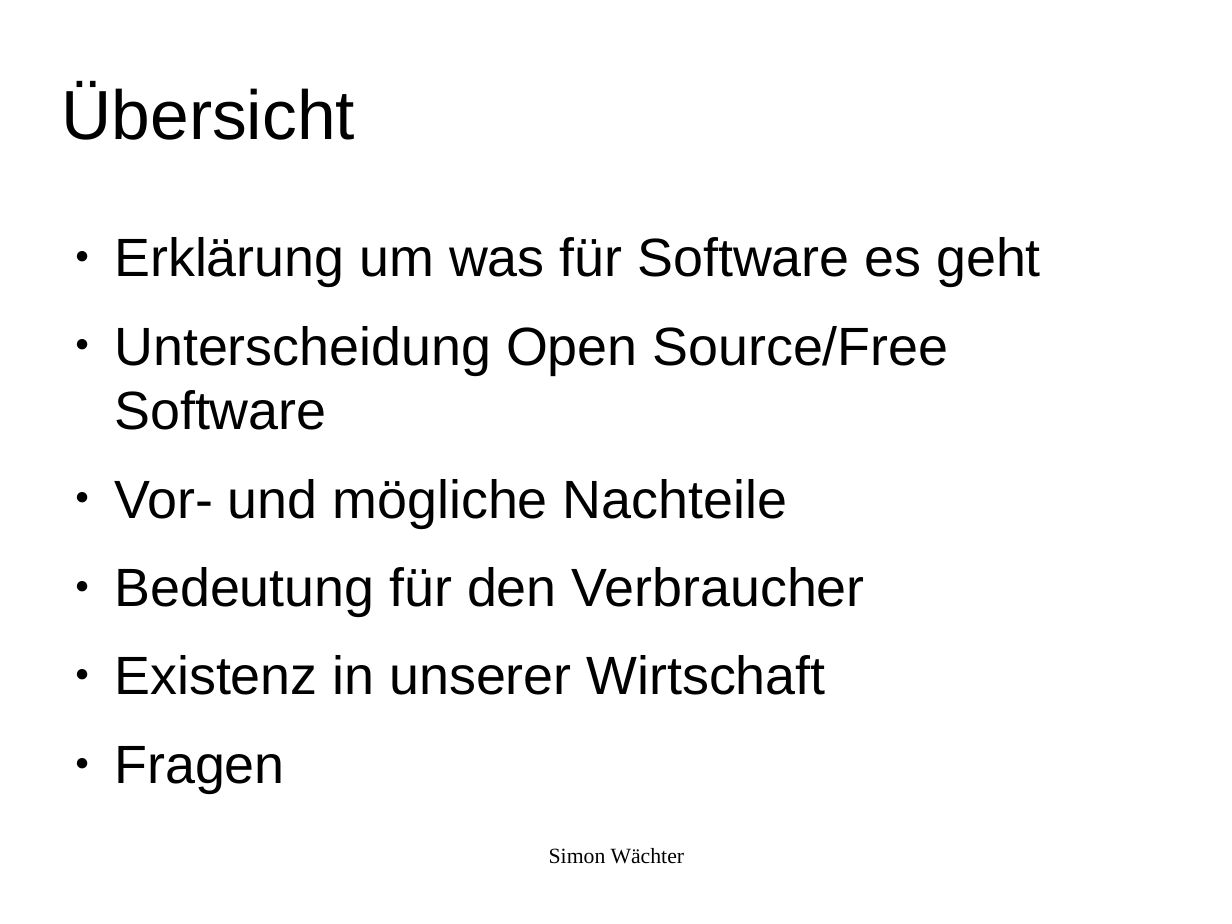
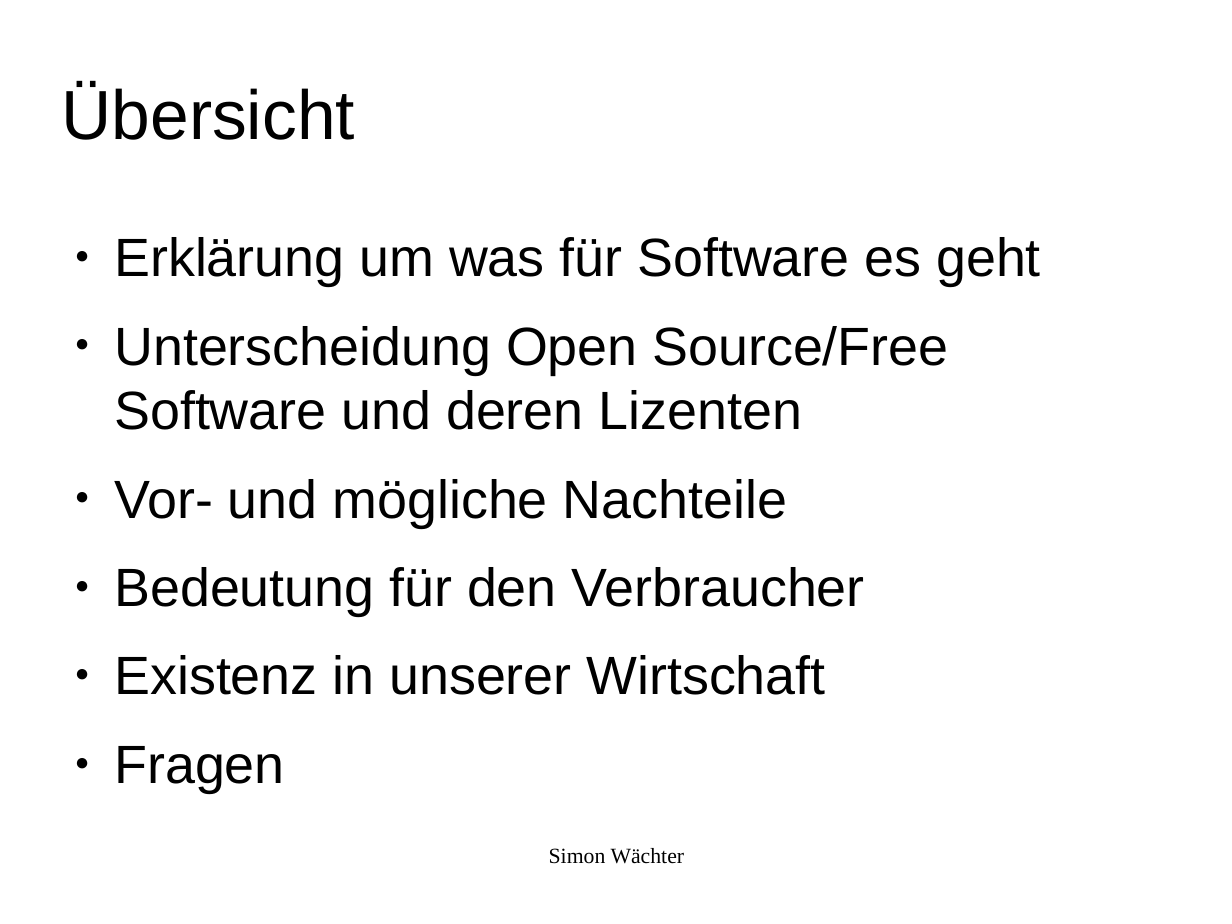
Before and after one commit to swaechter/presentations, a slide deck: slide 4 of 2014_05_10_Ubucon_2014/Freie_Software_Was_ist_das.odp. Drawn at 1232x924 pixels with LibreOffice and Linux fonts; fonts in the diff are those of the drawing; background and template pictures are left out. Boxes give left, top, right and bottom in pixels: in the first picture for what was removed or moved away, otherwise in the second. Text is boxed around its words. In the diff, an @@ line names an element or a change of style, - is before the commit and + after.

```diff
--- a/2014_05_10_Ubucon_2014/Freie_Software_Was_ist_das.odp
+++ b/2014_05_10_Ubucon_2014/Freie_Software_Was_ist_das.odp
@@ text at (114, 326, 949, 430): text changed @@
-● Unterscheidung Open Source/Free Software
+● Unterscheidung Open Source/Free Software und deren Lizenten
```
Also in this commit, not shown: 9 other slides changed, 1 slide added.
